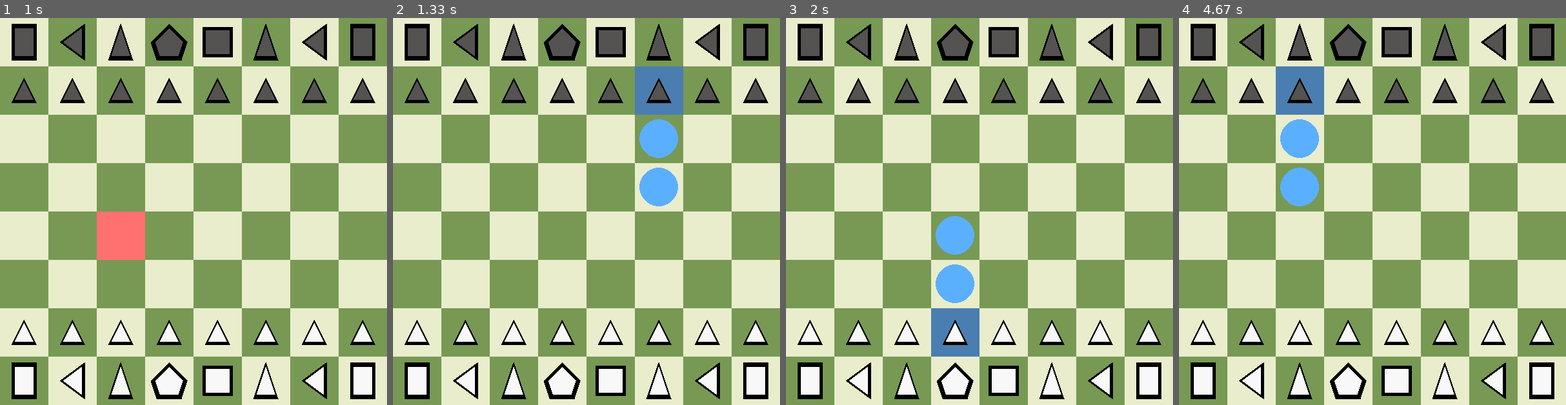
Above: before the commit, frames 1-4 (left to right).
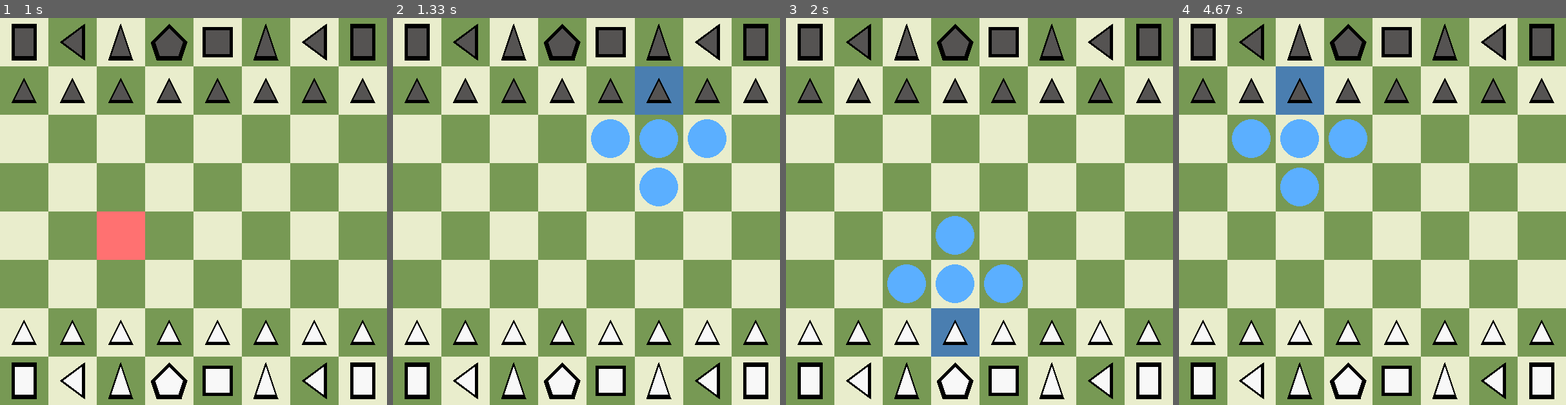
Above: after the commit, the same moments.

Repository: caleb-james-smith/PyGameChess
Game: pygame game, started from play.py
Two runs of this game, one before a commit and one after it. Both use one fixed random seed, a clock stepped at 60 frames per second and the inputs below.
Inputs (mouse positions are in pixels of both pictures, inside the frame that each line leads up to):
- Up to frame 1 (1 s): click (193, 211) at 0.38 s; click (100, 215) at 0.72 s
- Up to frame 2 (1.33 s): click (644, 76) at 1.05 s
- Up to frame 3 (2 s): click (878, 68) at 1.42 s; click (960, 312) at 1.92 s
- Up to frame 4 (4.67 s): click (1473, 273) at 2.22 s; click (1473, 176) at 2.55 s; click (1248, 250) at 2.88 s; click (1507, 288) at 3.22 s; click (1387, 196) at 3.55 s; click (1287, 141) at 3.88 s; click (1476, 254) at 4.22 s; click (1310, 87) at 4.55 s

Frame 1 is identical in both runs. In frame 2, 1.5% of the frame differs, in the area x 51-87%, y 26-37%; in frame 3, 1.5%; in frame 4, 1.5%.

Commit message:
When drawing possible moves, include pawn captures.

Diff:
--- a/state.py
+++ b/state.py
@@ -295,15 +295,21 @@
         return result
 
     # TODO
-    # FIXME: Include pawn captures
     # FIXME: Constrain based on not moving through pieces and not capturing your own pieces
     # Draw possible moves for a piece based on its position; include captures
     def DrawMovesForPiece(self, primary_color, border_color, xy_position):
-        valid_moves = []
+        valid_moves     = []
+        valid_captures  = []
         piece = self.GetPieceInPosition(xy_position)
         if piece:
             valid_moves = piece.GetValidMoves()
-        for move in valid_moves:
+            piece_type = piece.GetType()
+            # Include pawn captures
+            if piece_type == "pawn":
+                valid_captures = piece.GetValidCaptures()
+        # All moves: include valid moves and captures
+        all_moves = valid_moves + valid_captures
+        for move in all_moves:
             square_position = self.board.GetSquarePosition(move)
             square_x, square_y = square_position
 
